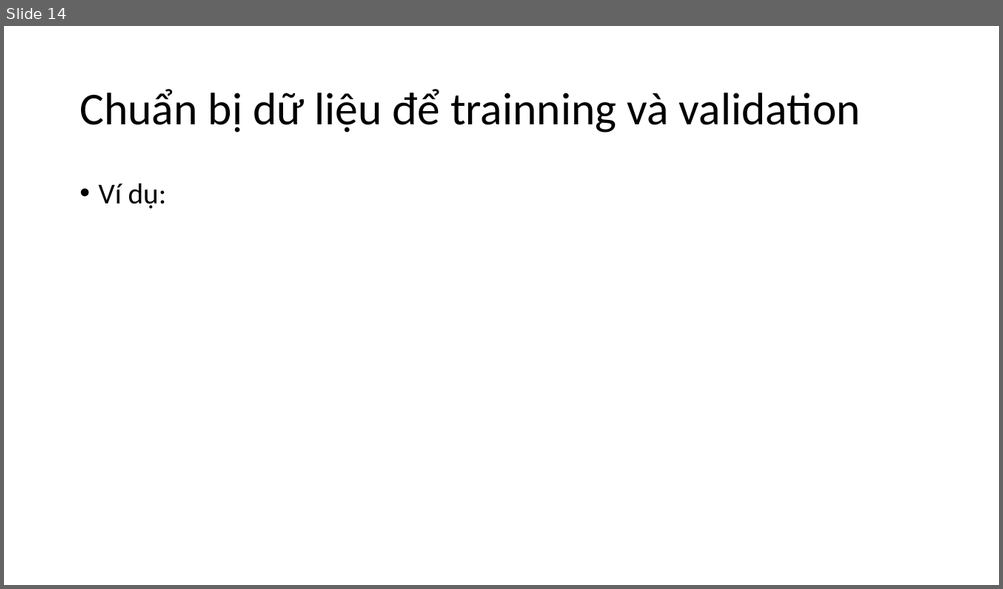
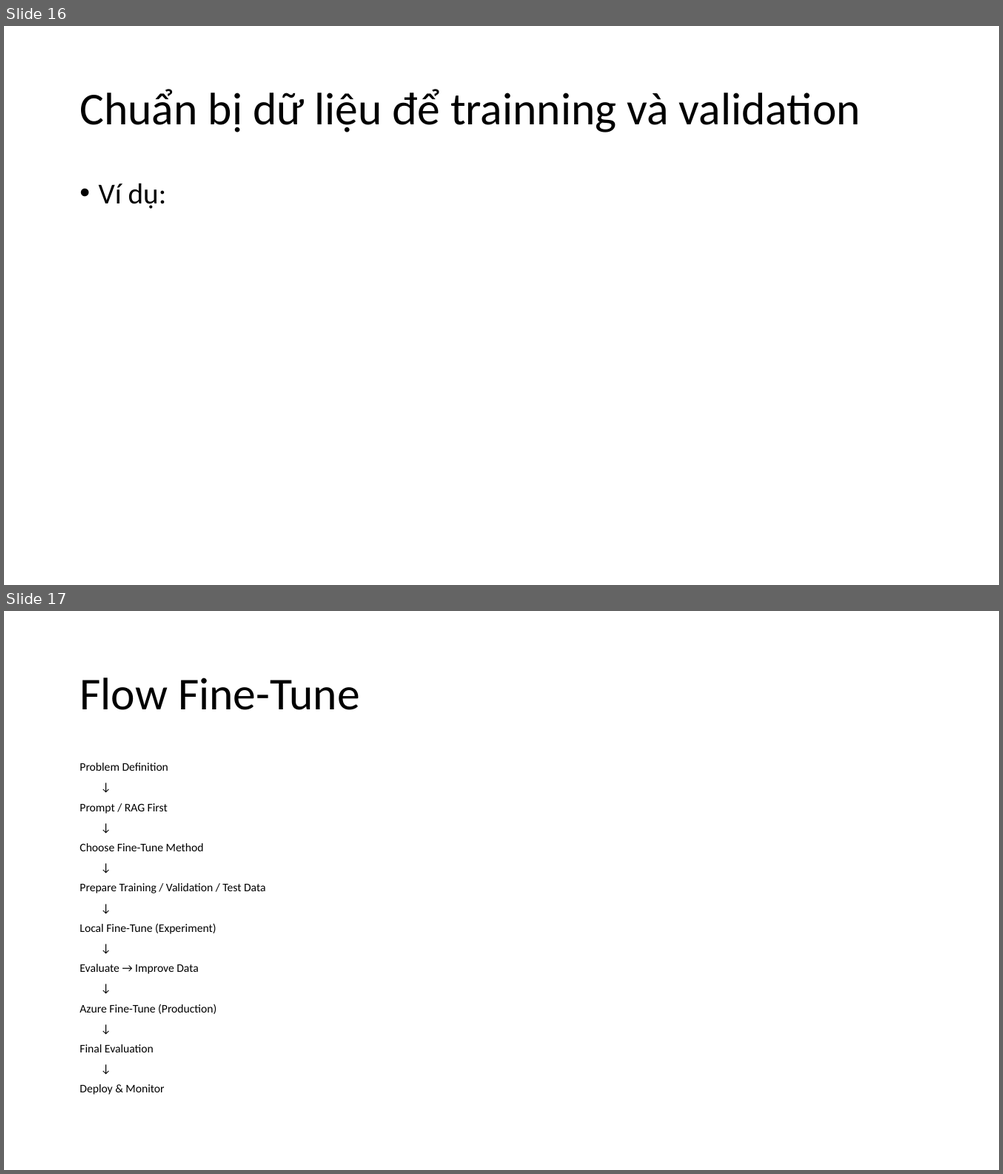
Before and after one commit to longdd90jp/sample-ai, a slide deck: fine-tune-pc/AI-Fine_Tune.pptx. Shown one above the other, each under a label of ours: slide 14 before the commit, slides 16 and 17 after it. The pictures are 1003x589 and 1003x1174 pixels, drawn with LibreOffice and Linux fonts; fonts in the diff are those of the drawing. Boxes give left, top, right and bottom in pixels: in the first picture for what was removed or moved away, otherwise in the second. Text is boxed around its words. In the diff, an @@ line names an element or a change of style, - is before the commit and + after.

```diff
--- a/fine-tune-pc/AI-Fine_Tune.pptx
+++ b/fine-tune-pc/AI-Fine_Tune.pptx
@@ slide 17 added at <box>4,611,999,1170</box>, background #FFFFFF @@
@@ title added at <box>79,678,360,710</box>, 44 pt, text #000000 @@
+Flow Fine-Tune
@@ text added at <box>79,763,265,1095</box>, 11.2 pt, text #000000 @@
+Problem Definition
+↓
+Prompt / RAG First
+↓
+Choose Fine-Tune Method
+↓
+Prepare Training / Validation / Test Data
+↓
+Local Fine-Tune (Experiment)
+↓
+Evaluate → Improve Data
+↓
+Azure Fine-Tune (Production)
+↓
+Final Evaluation
+↓
+Deploy & Monitor
@@ what was slide 14 is now slide 16 @@
```
Also in this commit, not shown: 1 slide changed, 7 other slides added.
